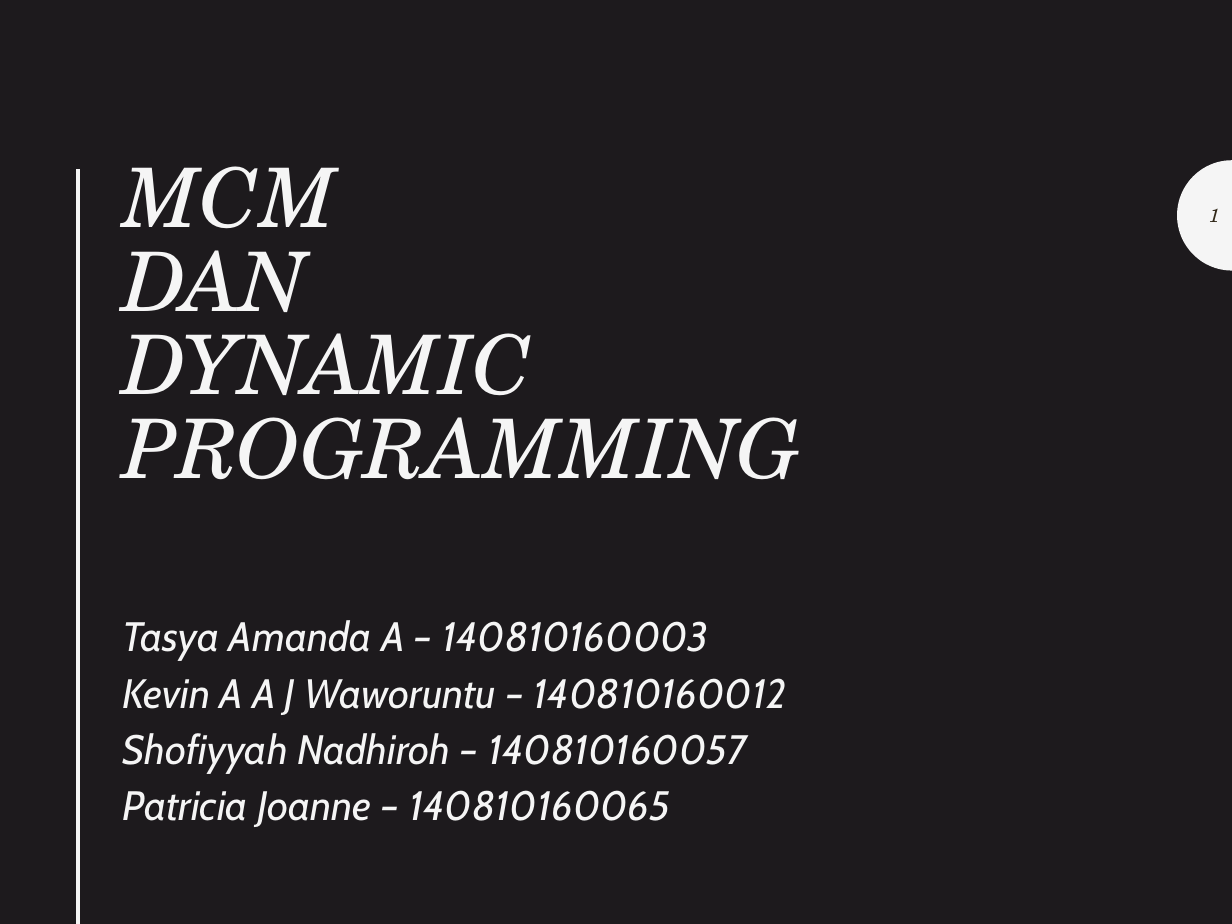
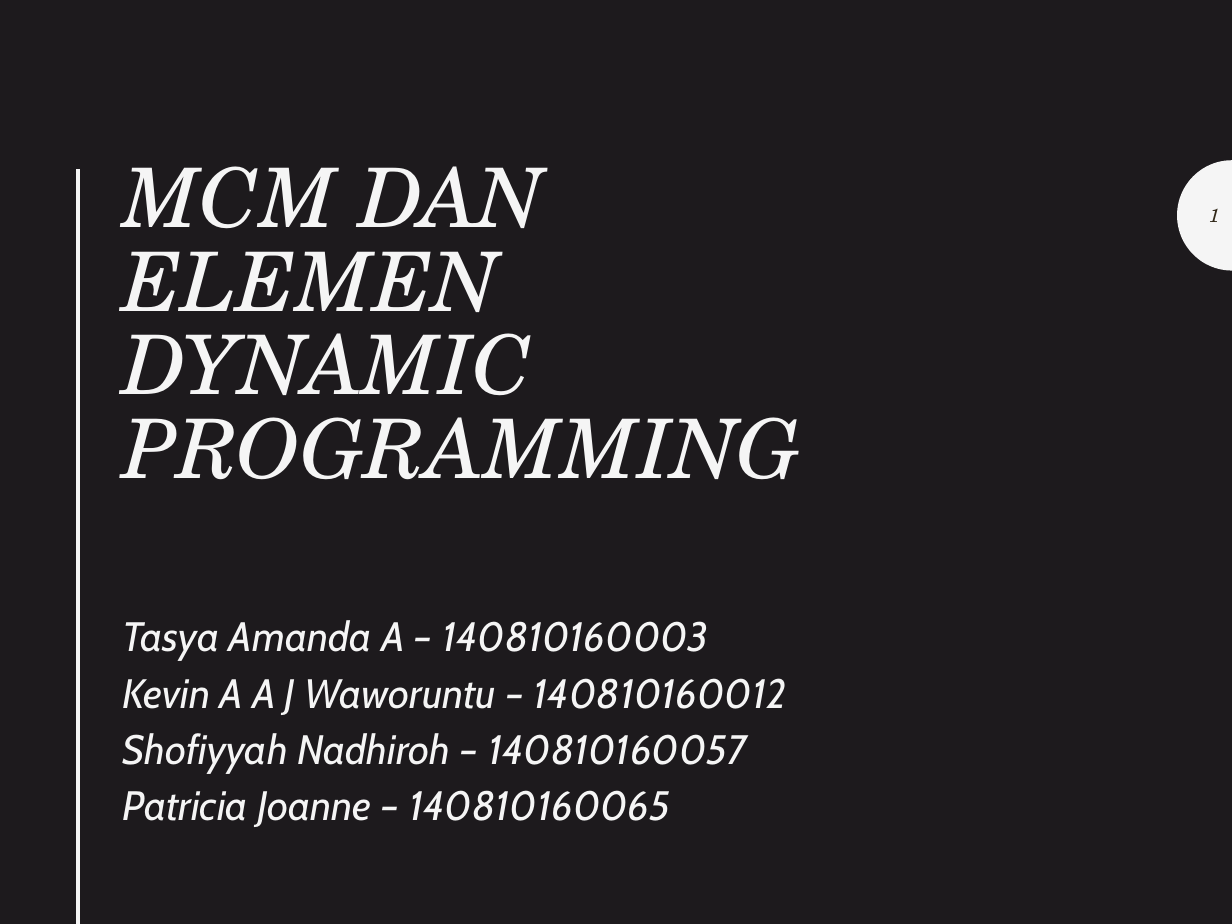
Before and after one commit to realicejoanne/analgo-01, a slide deck: slide 1 of Kelas - 5 (Presentasi UAS)/Analgo.pptx. Drawn at 1232x924 pixels with LibreOffice and Linux fonts; fonts in the diff are those of the drawing; background and template pictures are left out. Boxes give left, top, right and bottom in pixels: in the first picture for what was removed or moved away, otherwise in the second. Text is boxed around its words. In the diff, an @@ line names an element or a change of style, - is before the commit and + after.

```diff
--- a/Kelas - 5 (Presentasi UAS)/Analgo.pptx
+++ b/Kelas - 5 (Presentasi UAS)/Analgo.pptx
@@ title at (122,166,800,480): text changed @@
-MCM
-DAN
-DYNAMIC
-PROGRAMMING
+MCM DAN
+ELEMEN DYNAMIC
+PROGRAMMING
```
Also in this commit, not shown: 20 slides added, 4 other files.
